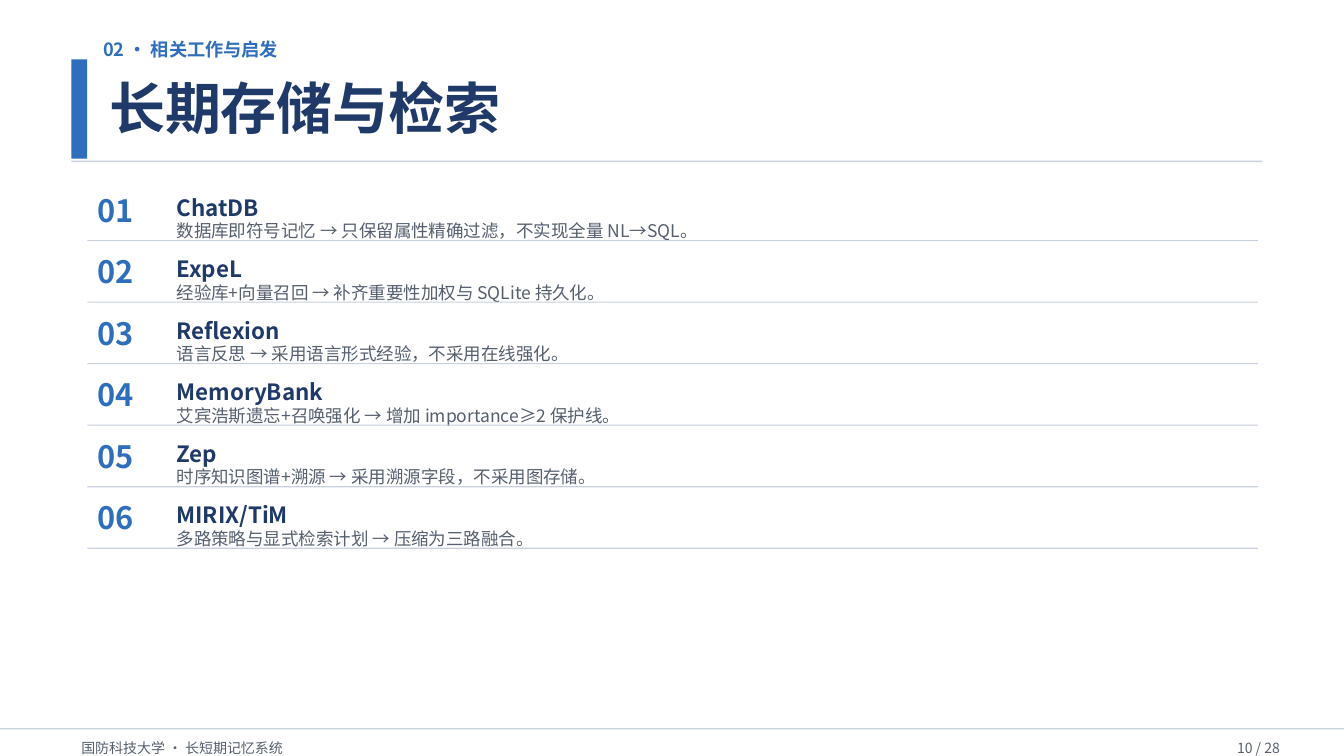
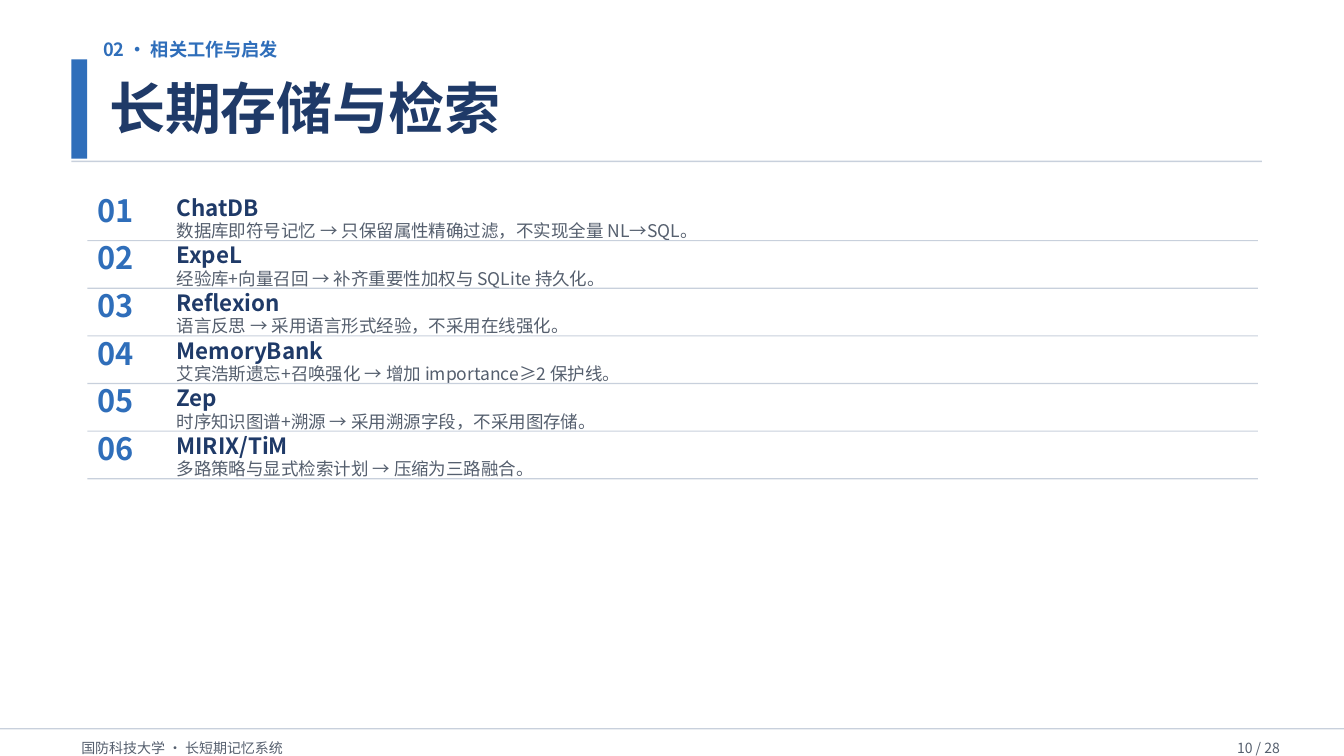
Before and after one commit to Outer-nebula-observer/yz-03, a slide deck: slide 10 of 汇报PPT/最终汇报成果.pptx. Drawn at 1344x756 pixels with LibreOffice and Linux fonts; fonts in the diff are those of the drawing. Boxes give left, top, right and bottom in pixels: in the first picture for what was removed or moved away, otherwise in the second. Text is boxed around its words. In the diff, an @@ line names an element or a change of style, - is before the commit and + after.

```diff
--- a/汇报PPT/最终汇报成果.pptx
+++ b/汇报PPT/最终汇报成果.pptx
@@ 3 texts, 1 rectangle moved together from (x1=88, y1=260, x2=1258, y2=303) to (x1=88, y1=240, x2=1258, y2=289) @@
@@ text "03" rewrapped from (x1=97, y1=322, x2=133, y2=346) to (x1=97, y1=288, x2=133, y2=318) @@
@@ text "Reflexion" rewrapped from (x1=177, y1=321, x2=280, y2=340) to (x1=177, y1=288, x2=280, y2=312) @@
@@ text "语言反思 → 采用语言形式经验，不采用在线强化。" moved from (x1=177, y1=345, x2=569, y2=364) to (x1=177, y1=317, x2=569, y2=334) @@
@@ rectangle moved from (x1=88, y1=363, x2=1258, y2=364) to (x1=88, y1=336, x2=1258, y2=337) @@
@@ 3 texts, 1 rectangle moved together from (x1=88, y1=382, x2=1258, y2=426) to (x1=88, y1=341, x2=1258, y2=384) @@
@@ 3 texts, 1 rectangle moved together from (x1=88, y1=445, x2=1258, y2=487) to (x1=88, y1=383, x2=1258, y2=432) @@
@@ 3 texts, 1 rectangle moved together from (x1=88, y1=505, x2=1258, y2=549) to (x1=88, y1=436, x2=1258, y2=479) @@
```
Also in this commit, not shown: 4 other slides changed, 2 other files.
